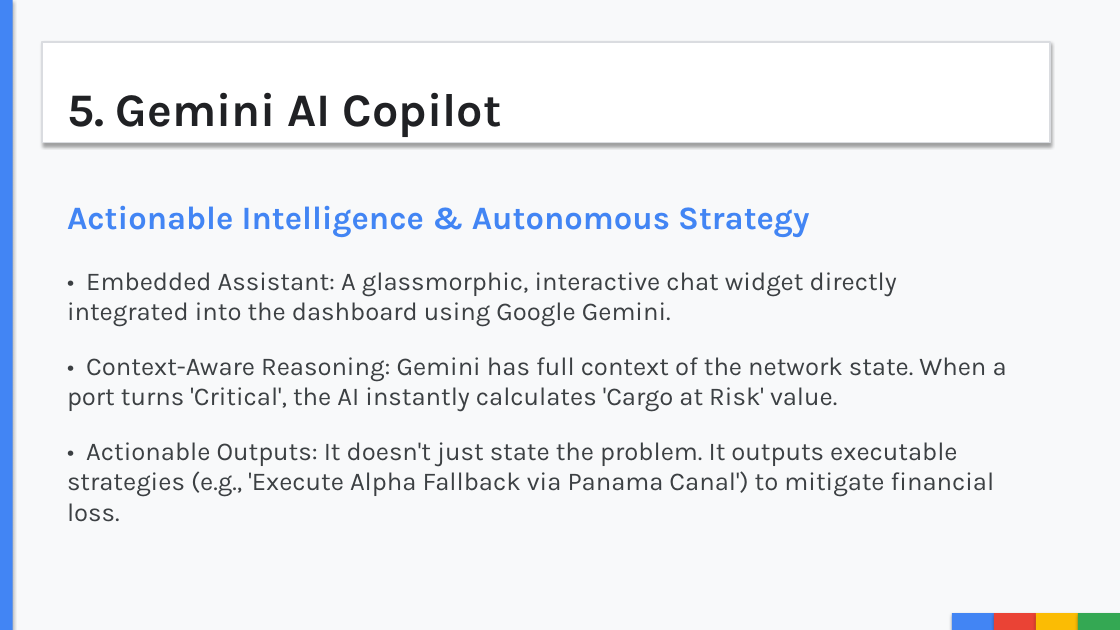
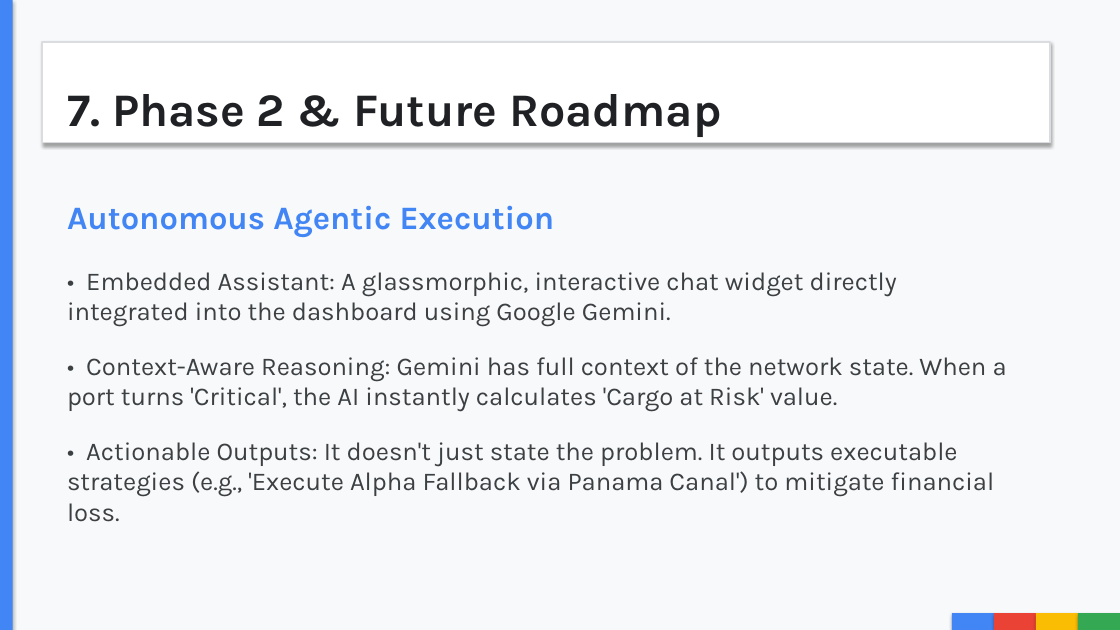
Before and after one commit to ronak2410/Chain-Guardian, a slide deck: slide 7 of CHAINGUARDIAN_MASTER_PITCH.pptx (slide 6 before the commit). Drawn at 1120x630 pixels with LibreOffice and Linux fonts; fonts in the diff are those of the drawing. Boxes give left, top, right and bottom in pixels: in the first picture for what was removed or moved away, otherwise in the second. Text is boxed around its words. In the diff, an @@ line names an element or a change of style, - is before the commit and + after.

```diff
--- a/CHAINGUARDIAN_MASTER_PITCH.pptx
+++ b/CHAINGUARDIAN_MASTER_PITCH.pptx
@@ text at [67,94,721,137]: text changed @@
-5. Gemini AI Copilot
+7. Phase 2 & Future Roadmap
@@ text at [67,205,555,237]: text changed @@
-Actionable Intelligence & Autonomous Strategy
+Autonomous Agentic Execution
```
Also in this commit, not shown: 1 slide added, 1 other file.
